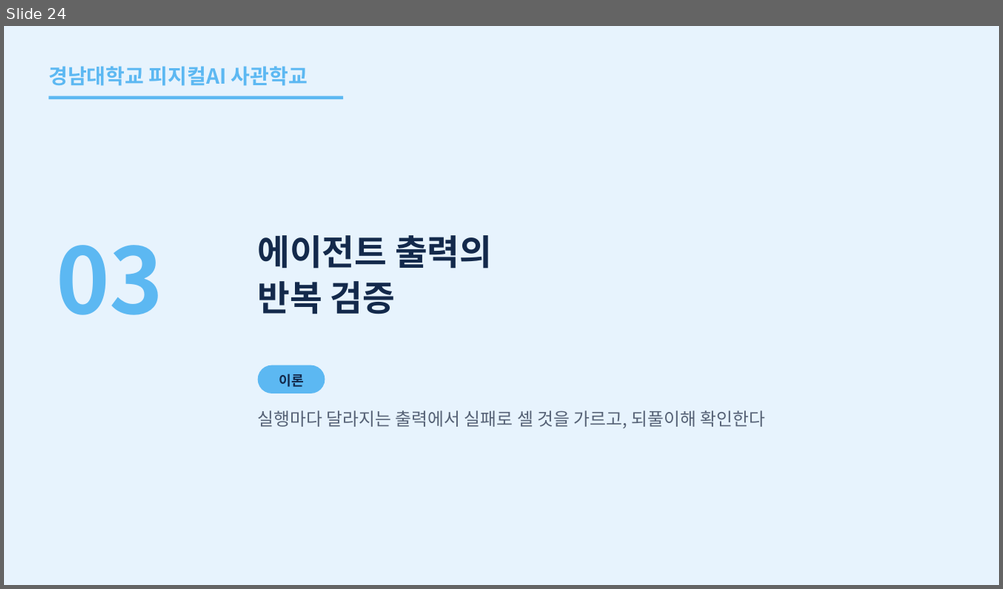
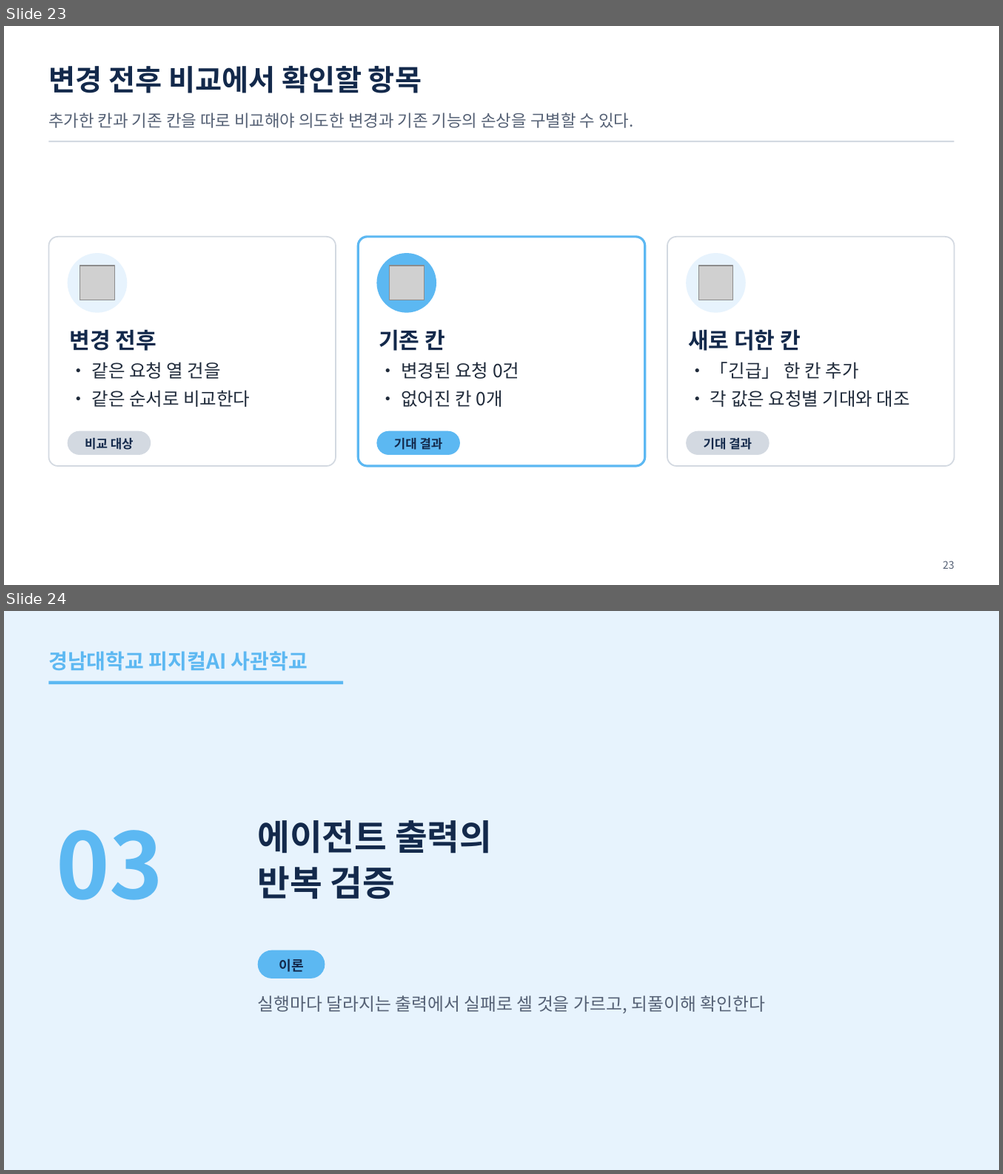
Before and after one commit to uengine-oss/hyd-iot-edu, a slide deck: workspace/강의제작/산출물/통합반/이론/08회차/통합반_08일차.pptx. Shown one above the other, each under a label of ours: slide 24 before the commit, slides 23 and 24 after it. The pictures are 1003x589 and 1003x1174 pixels, drawn with LibreOffice and Linux fonts; fonts in the diff are those of the drawing; grey boxes stand for pictures. Boxes give left, top, right and bottom in pixels: in the first picture for what was removed or moved away, otherwise in the second. Text is boxed around its words. In the diff, an @@ line names an element or a change of style, - is before the commit and + after.

```diff
--- a/workspace/강의제작/산출물/통합반/이론/08회차/통합반_08일차.pptx
+++ b/workspace/강의제작/산출물/통합반/이론/08회차/통합반_08일차.pptx
@@ slide 23 added at bbox=[4, 26, 999, 585], background #FFFFFF @@
@@ text added at bbox=[48, 66, 421, 93], 28 pt, text #13294B, bold @@
+변경 전후 비교에서 확인할 항목
@@ text added at bbox=[48, 113, 634, 128], 16 pt, text #556175 @@
+추가한 칸과 기존 칸을 따로 비교해야 의도한 변경과 기존 기능의 손상을 구별할 수 있다.
@@ rectangle added at bbox=[48, 141, 954, 142], fill #D3D9E1 @@
@@ rounded rectangle added at bbox=[48, 237, 336, 467], fill #FFFFFF, outline #D3D9E1 1.25 pt @@
@@ rounded rectangle added at bbox=[358, 237, 644, 467], fill #FFFFFF, outline #5CB8F2 2.25 pt @@
@@ rounded rectangle added at bbox=[667, 237, 954, 467], fill #FFFFFF, outline #D3D9E1 1.25 pt @@
@@ ellipse added at bbox=[68, 254, 127, 313], fill #E7F3FD @@
@@ picture added at bbox=[80, 266, 114, 300] @@
@@ ellipse added at bbox=[376, 254, 436, 313], fill #5CB8F2 @@
@@ picture added at bbox=[389, 266, 424, 300] @@
@@ ellipse added at bbox=[686, 254, 745, 313], fill #E7F3FD @@
@@ picture added at bbox=[699, 266, 733, 300] @@
@@ text added at bbox=[69, 329, 250, 407], 17.5 pt, text #1F2A3A @@
+변경 전후
+• 같은 요청 열 건을
+• 같은 순서로 비교한다
@@ text added at bbox=[378, 329, 519, 407], 17.5 pt, text #1F2A3A @@
+기존 칸
+• 변경된 요청 0건
+• 없어진 칸 0개
@@ text added at bbox=[688, 329, 910, 407], 17.5 pt, text #1F2A3A @@
+새로 더한 칸
+• 「긴급」 한 칸 추가
+• 각 값은 요청별 기대와 대조
@@ rounded rectangle added at bbox=[68, 431, 151, 455], fill #D3D9E1 @@
@@ text added at bbox=[85, 438, 134, 450], 12 pt, text #13294B, bold @@
+비교 대상
@@ rounded rectangle added at bbox=[376, 431, 460, 455], fill #5CB8F2 @@
@@ text added at bbox=[394, 438, 443, 450], 12 pt, text #13294B, bold @@
+기대 결과
@@ rounded rectangle added at bbox=[686, 431, 769, 455], fill #D3D9E1 @@
@@ text added at bbox=[703, 438, 751, 450], 12 pt, text #13294B, bold @@
+기대 결과
@@ text added at bbox=[942, 561, 954, 569], 10 pt, text #556175 @@
+23
```
Also in this commit, not shown: 8 slides changed, 2 other slides added, 3 slides removed, 5 other files.
